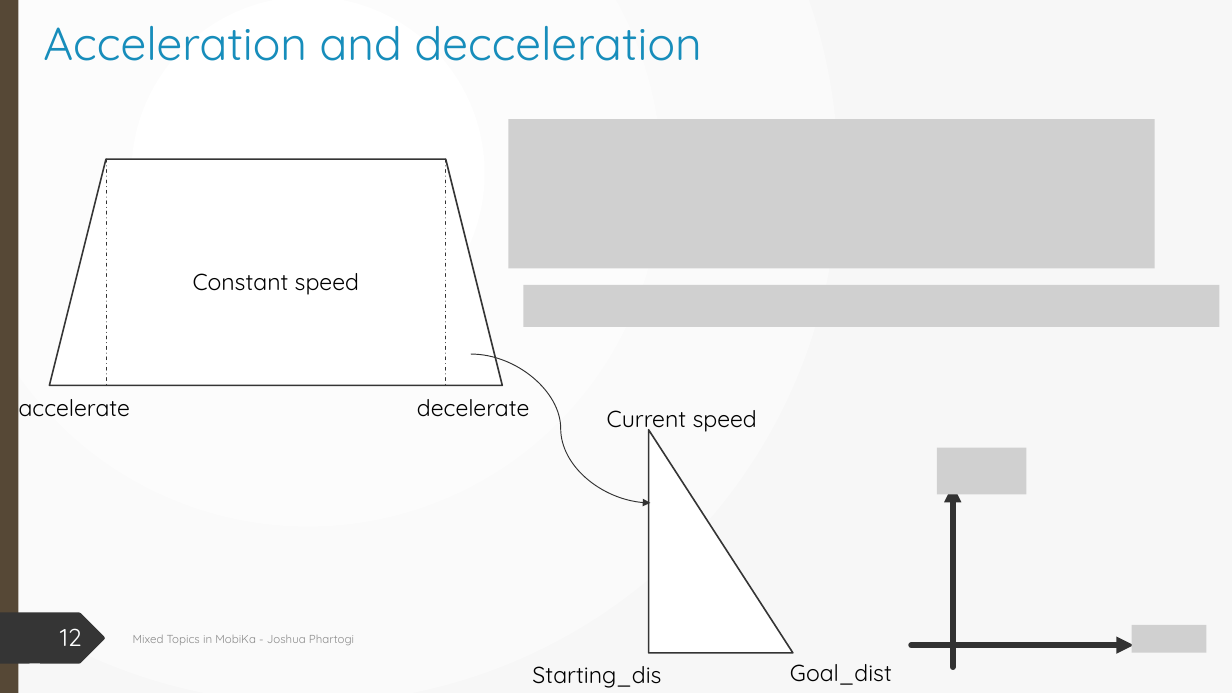
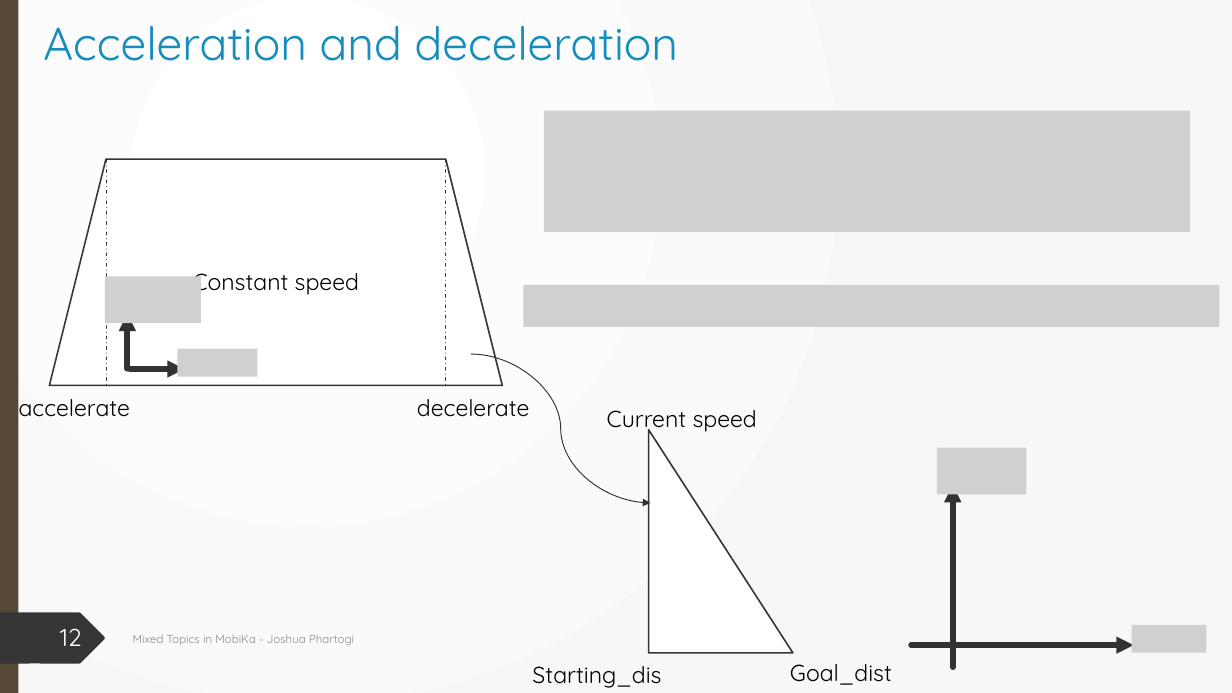
Before and after one commit to Jphartogi/Ipa_final_presentation, a slide deck: slide 12 of Internship Presentation.pptx. Drawn at 1232x693 pixels with LibreOffice and Linux fonts; fonts in the diff are those of the drawing; grey boxes stand for pictures. Boxes give left, top, right and bottom in pixels: in the first picture for what was removed or moved away, otherwise in the second. Text is boxed around its words. In the diff, an @@ line names an element or a change of style, - is before the commit and + after.

```diff
--- a/Internship Presentation.pptx
+++ b/Internship Presentation.pptx
@@ title at box(43, 26, 679, 61): text changed @@
-Acceleration and decceleration
+Acceleration and deceleration
@@ picture: place and size @@
-picture at box(508, 119, 1154, 269)
+picture at box(544, 111, 1190, 232)
@@ picture added at box(105, 276, 201, 323) @@
@@ arrow added from (128, 369) to (128, 314), #333333 4.5 pt @@
@@ picture added at box(177, 348, 258, 376) @@
@@ arrow added from (129, 369) to (185, 369), #333333 4.5 pt @@
```
Also in this commit, not shown: 7 other slides changed, 1 slide added, 1 slide removed.
